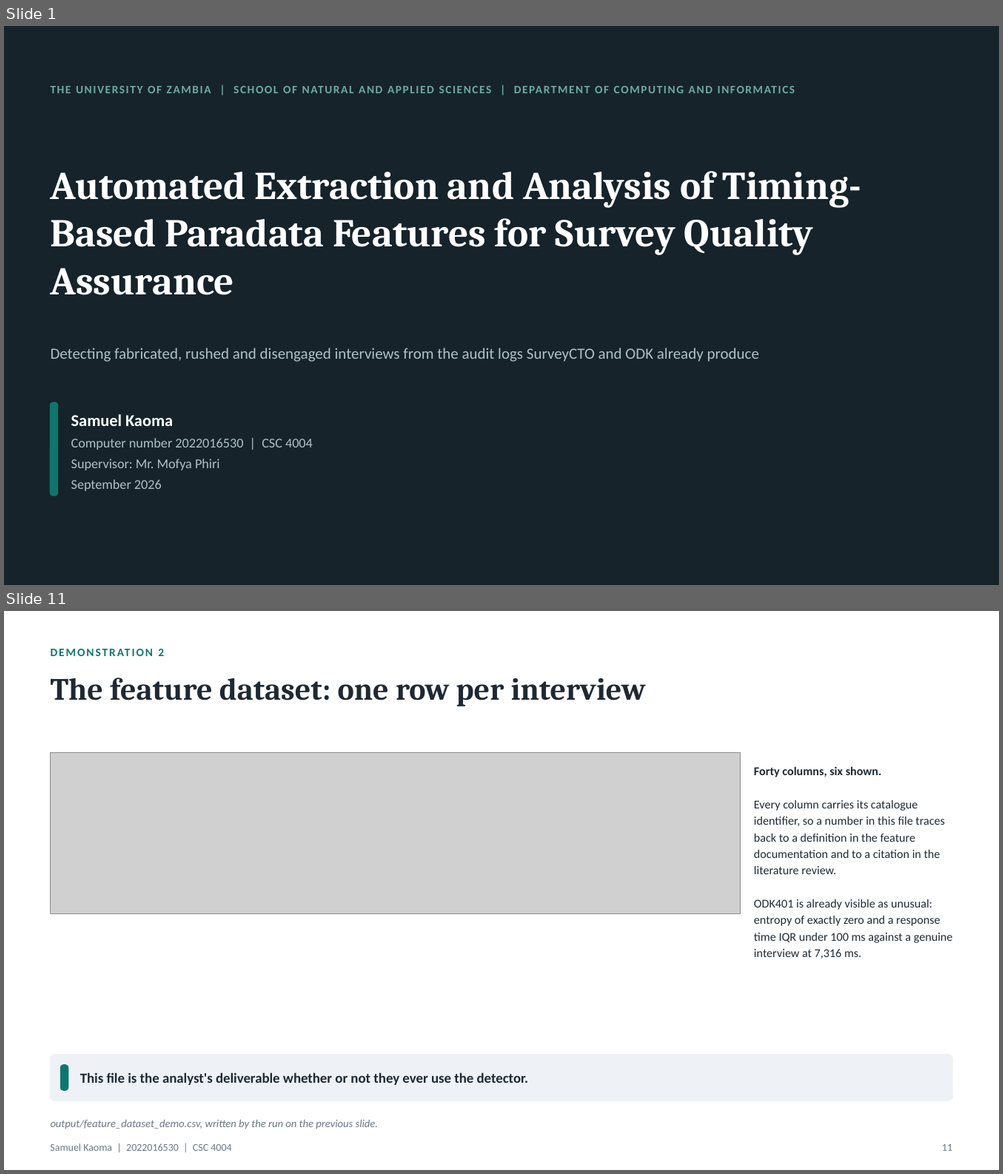
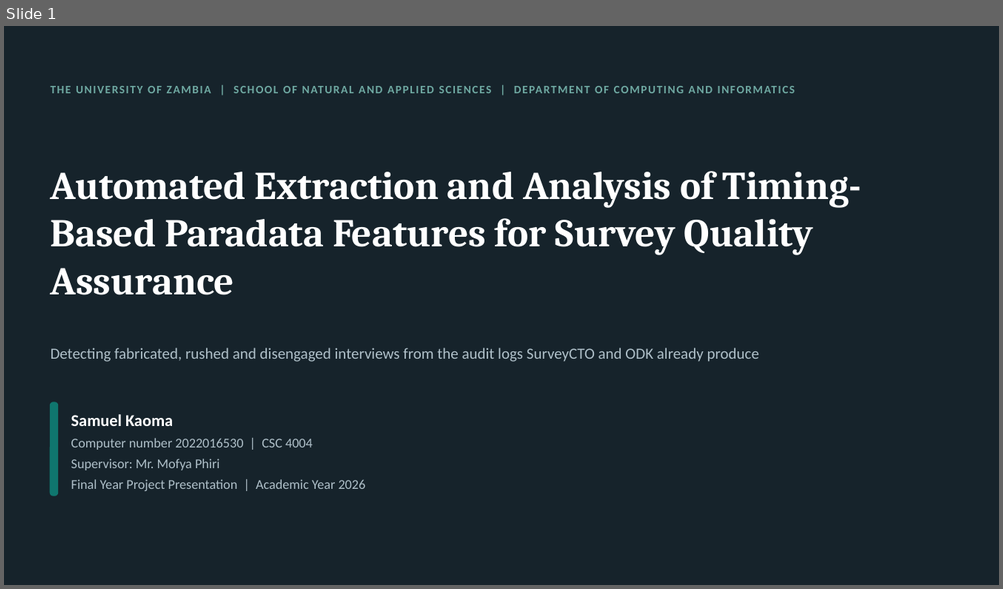
Before and after one commit to Samuelkaoma-eng/SKACE-TIME-DATA, a slide deck: docs/deliverables/Kaoma_Paradata_Presentation.pptx. Shown one above the other, each under a label of ours: slides 1 and 11 before the commit, slide 1 after it; the slides between them are not shown. The pictures are 1003x1174 and 1003x589 pixels, drawn with LibreOffice and Linux fonts; fonts in the diff are those of the drawing; grey boxes stand for pictures. Boxes give left, top, right and bottom in pixels: in the first picture for what was removed or moved away, otherwise in the second. Text is boxed around its words. In the diff, an @@ line names an element or a change of style, - is before the commit and + after.

Commit message:
Update the presentation deck
Recall gains in percentage points, the stress baseline on the baseline
slide, scaling as cost per interview, canonical profiles on the data slide,
data-quality flags named on the demo slide, and the reference check stated
as in Appendix E. Architecture now comes before data and lists the modules;
footer and slide numbers follow the template; 26 slides cut to 24.

```diff
--- a/docs/deliverables/Kaoma_Paradata_Presentation.pptx
+++ b/docs/deliverables/Kaoma_Paradata_Presentation.pptx
@@ slide 11 removed at (4,611,999,1170), background #FFFFFF @@
@@ text removed at (158,649,164,656) @@
-DEMONSTRATION 2
@@ text removed at (51,678,646,706) @@
-The feature dataset: one row per interview
@@ picture removed at (51,753,740,914) @@
@@ text removed at (754,766,953,959) @@
-Forty columns, six shown.
-Every column carries its catalogue identifier, so a number in this file traces back to a definition in the feature documentation and to a citation in the literature review.
-ODK401 is already visible as unusual: entropy of exactly zero and a response time IQR under 100 ms against a genuine interview at 7,316 ms.
@@ rounded rectangle removed at (51,1055,952,1101) @@
@@ rounded rectangle removed at (61,1065,68,1091) @@
@@ text removed at (80,1073,529,1085) @@
-This file is the analyst's deliverable whether or not they ever use the detector.
@@ text removed at (51,1120,378,1130) @@
-output/feature_dataset_demo.csv, written by the run on the previous slide.
@@ text removed at (50,1144,231,1151) @@
-Samuel Kaoma | 2022016530 | CSC 4004
@@ text removed at (942,1145,952,1151) @@
-11
@@ slide 1 changed as well @@
@@ text at (71,480,366,491): text changed @@
-September 2026
+Final Year Project Presentation | Academic Year 2026
```
Also in this commit, not shown: 9 other slides changed, 14 slides added, 20 other slides removed.
